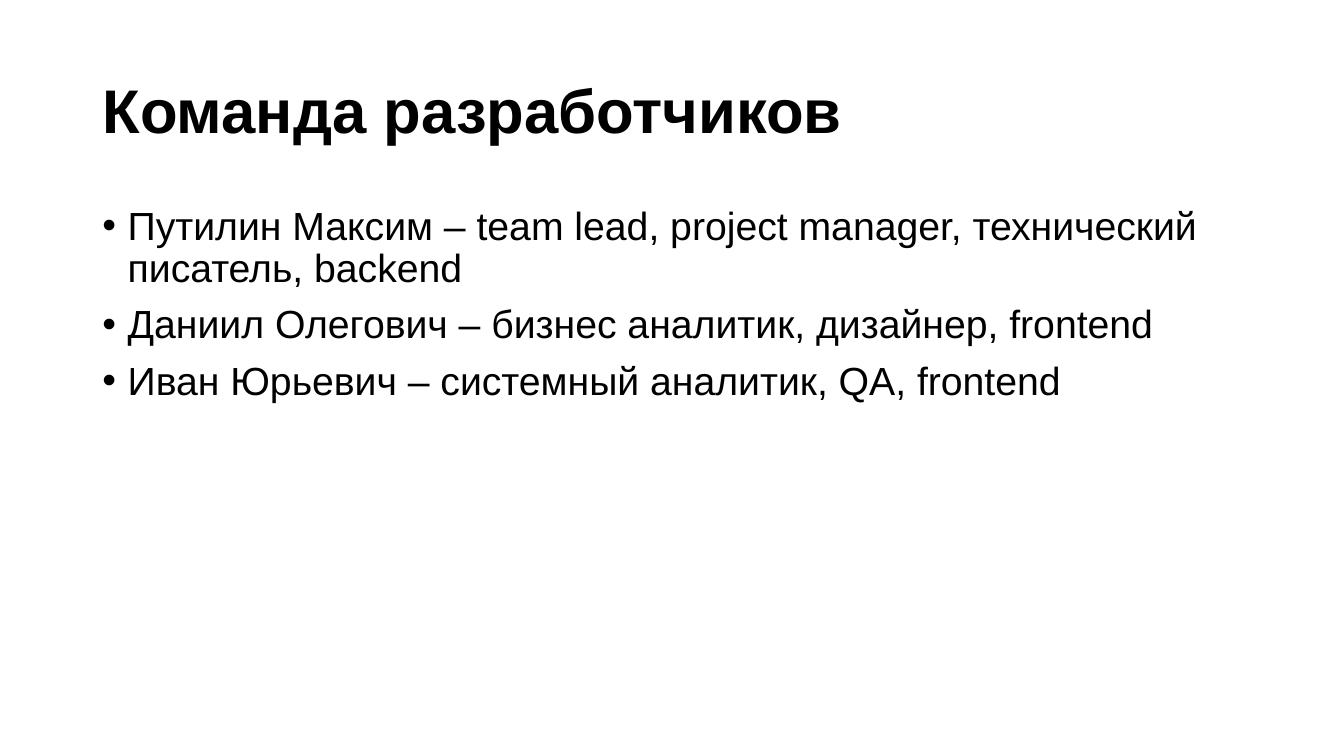
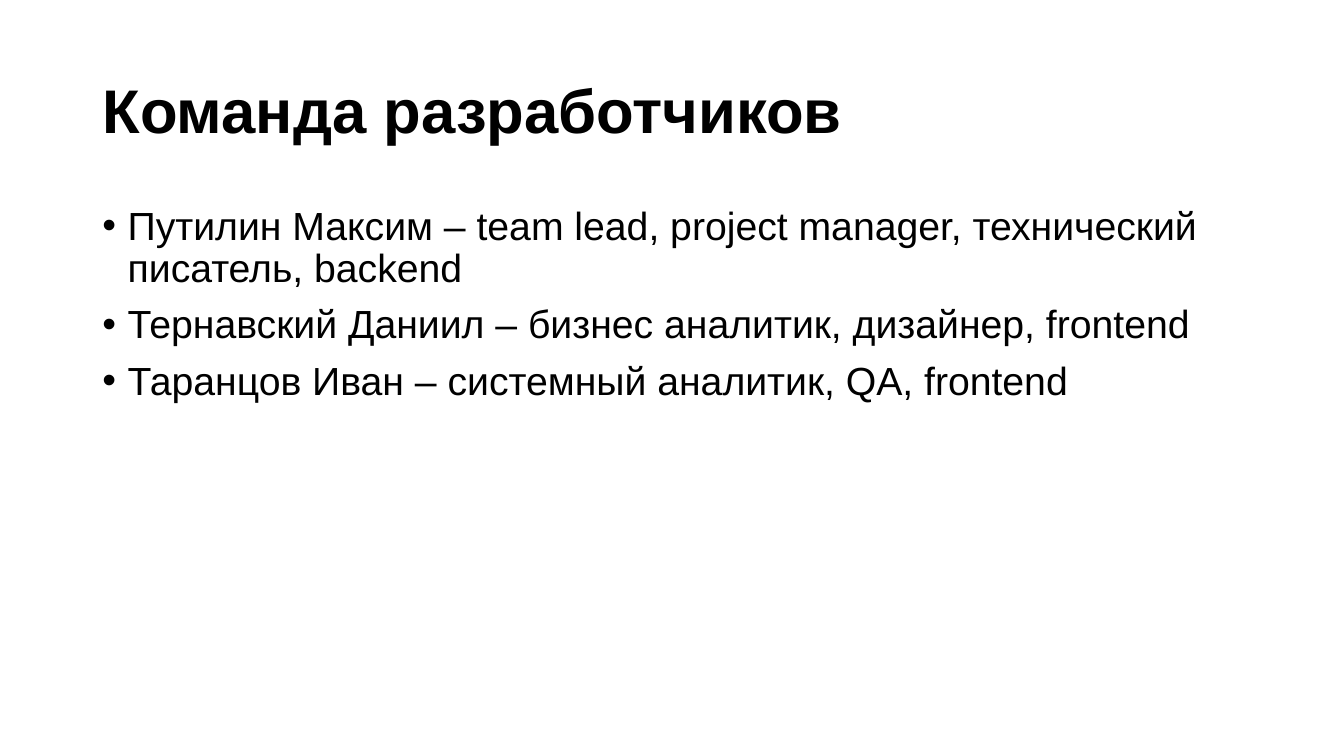
Before and after one commit to partickle/FitHub_Docs, a slide deck: slide 2 of Презентация технического задания.pptx. Drawn at 1344x756 pixels with LibreOffice and Linux fonts; fonts in the diff are those of the drawing. Boxes give left, top, right and bottom in pixels: in the first picture for what was removed or moved away, otherwise in the second. Text is boxed around its words. In the diff, an @@ line names an element or a change of style, - is before the commit and + after.

```diff
--- a/Презентация технического задания.pptx
+++ b/Презентация технического задания.pptx
@@ text at [128,309,1190,403]: text changed @@
-• Даниил Олегович – бизнес аналитик, дизайнер, frontend
-• Иван Юрьевич – системный аналитик, QA, frontend
+• Тернавский Даниил – бизнес аналитик, дизайнер, frontend
+• Таранцов Иван – системный аналитик, QA, frontend
```
Also in this commit, not shown: 4 other slides changed, 1 other file.
